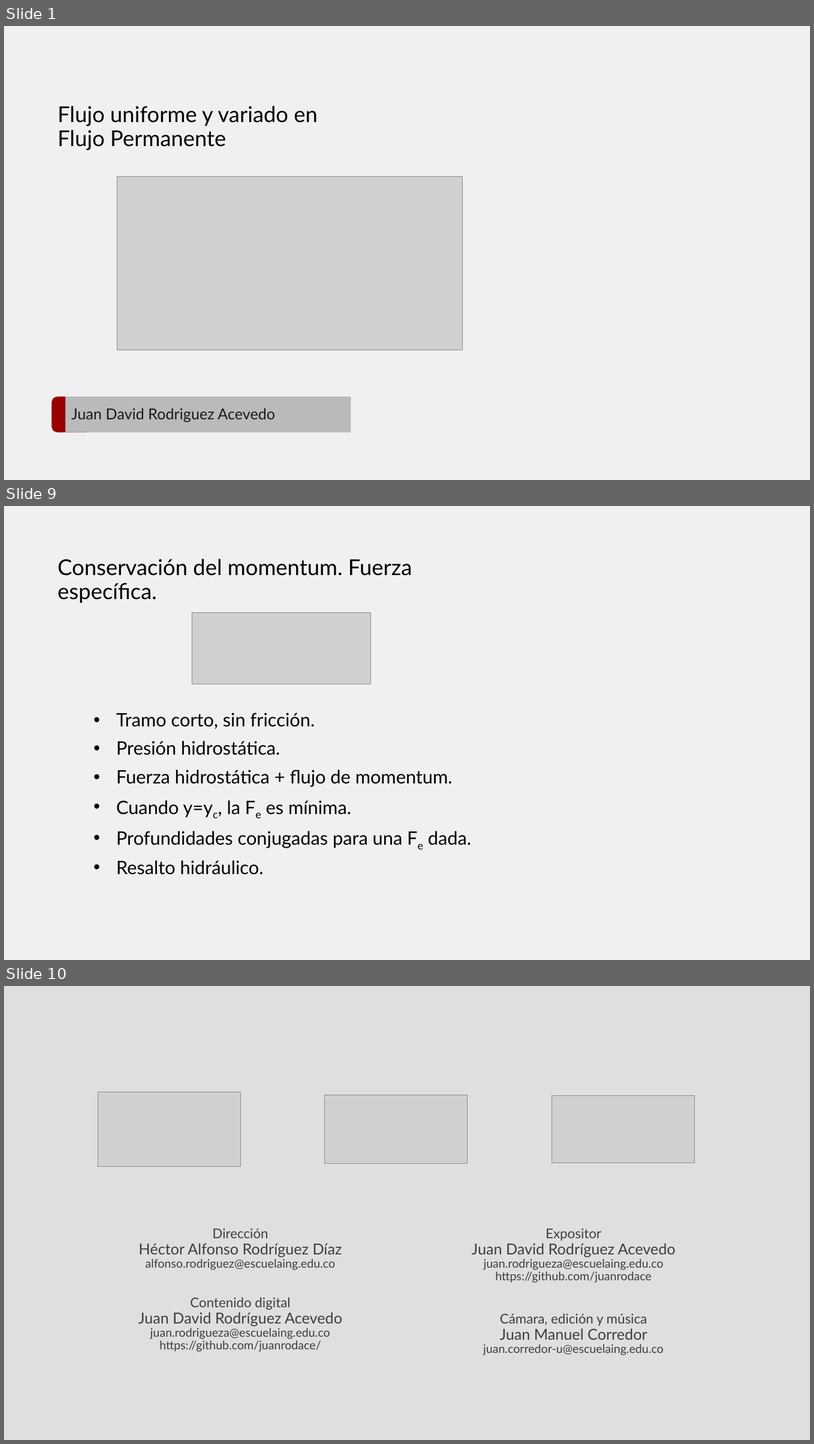
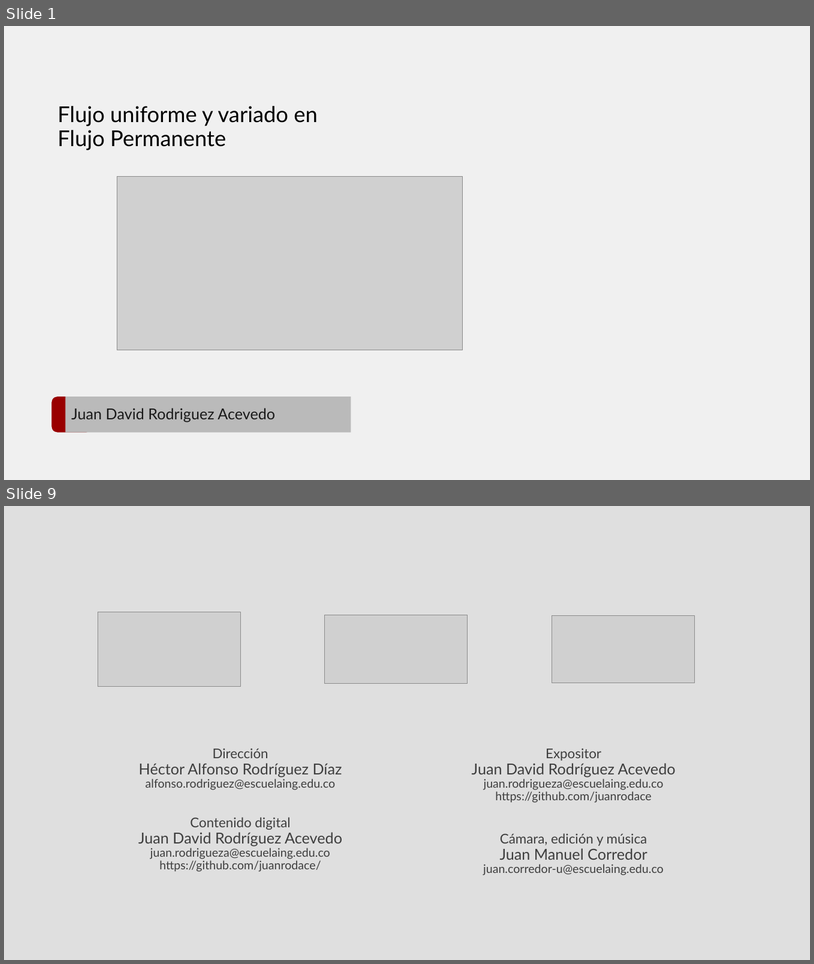
Before and after one commit to juanrodace/J.HRAS, a slide deck: Section01/VariedFlow/HRAS.S1.VF.pptx. Shown one above the other, each under a label of ours: slides 1, 9 and 10 before the commit, slides 1 and 9 after it; the slides between them are not shown. The pictures are 814x1444 and 814x964 pixels, drawn with LibreOffice and Linux fonts; fonts in the diff are those of the drawing; grey boxes stand for pictures; background and template pictures are left out. Boxes give left, top, right and bottom in pixels: in the first picture for what was removed or moved away, otherwise in the second. Text is boxed around its words. In the diff, an @@ line names an element or a change of style, - is before the commit and + after.

```diff
--- a/Section01/VariedFlow/HRAS.S1.VF.pptx
+++ b/Section01/VariedFlow/HRAS.S1.VF.pptx
@@ slide 9 removed at bbox=[4, 506, 810, 960], background #F0F0F0 @@
@@ title removed at bbox=[57, 559, 413, 603] @@
-Conservación del momentum. Fuerza específica.
@@ picture removed at bbox=[192, 612, 371, 683] @@
@@ text removed at bbox=[116, 712, 471, 874] @@
-• Tramo corto, sin fricción.
-• Presión hidrostática.
-• Fuerza hidrostática + flujo de momentum.
-• Cuando y=yc, la Fe es mínima.
-• Profundidades conjugadas para una Fe dada.
-• Resalto hidráulico.
@@ what was slide 10 is now slide 9 @@
```
Also in this commit, not shown: 2 slides changed, 5 slides added, 5 other slides removed.
